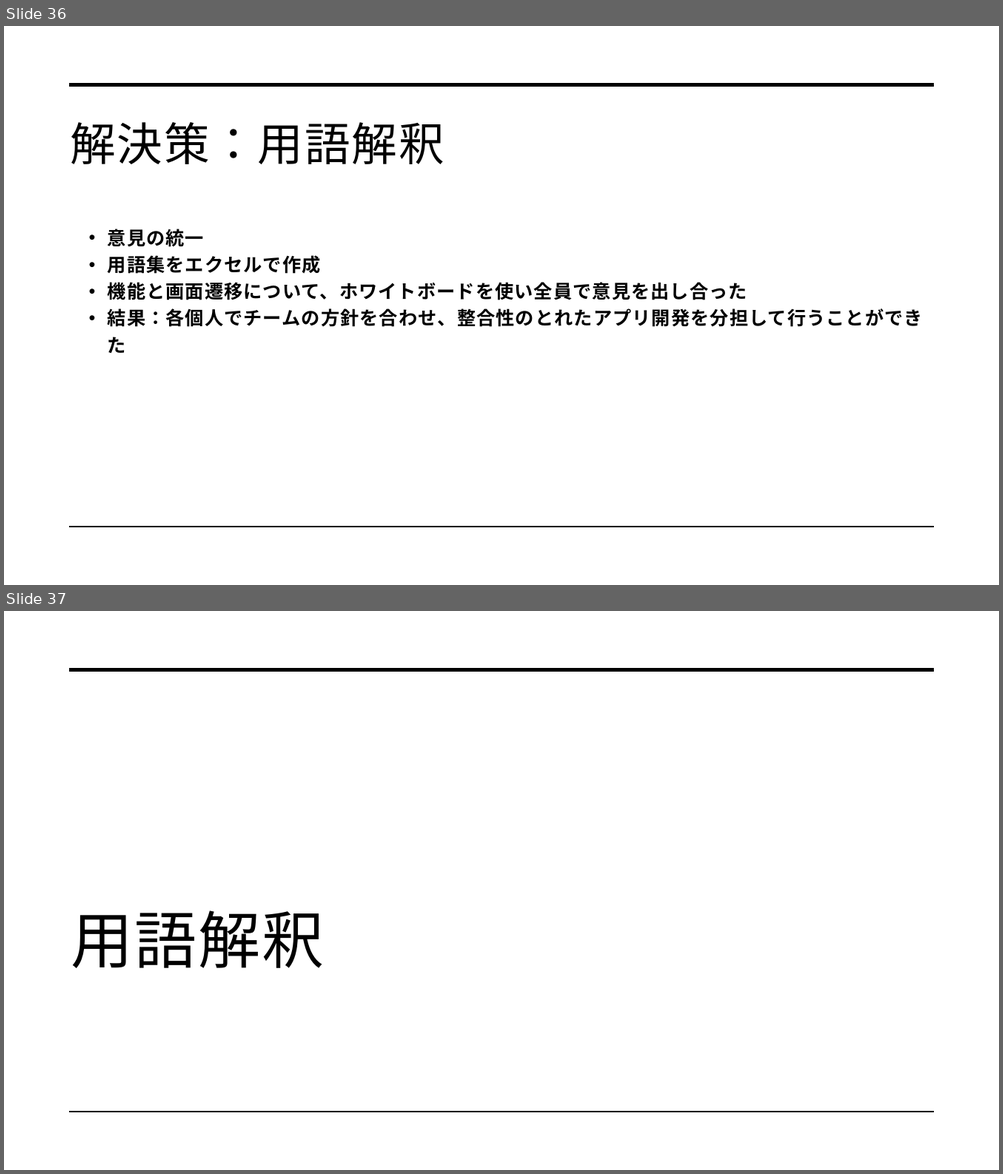
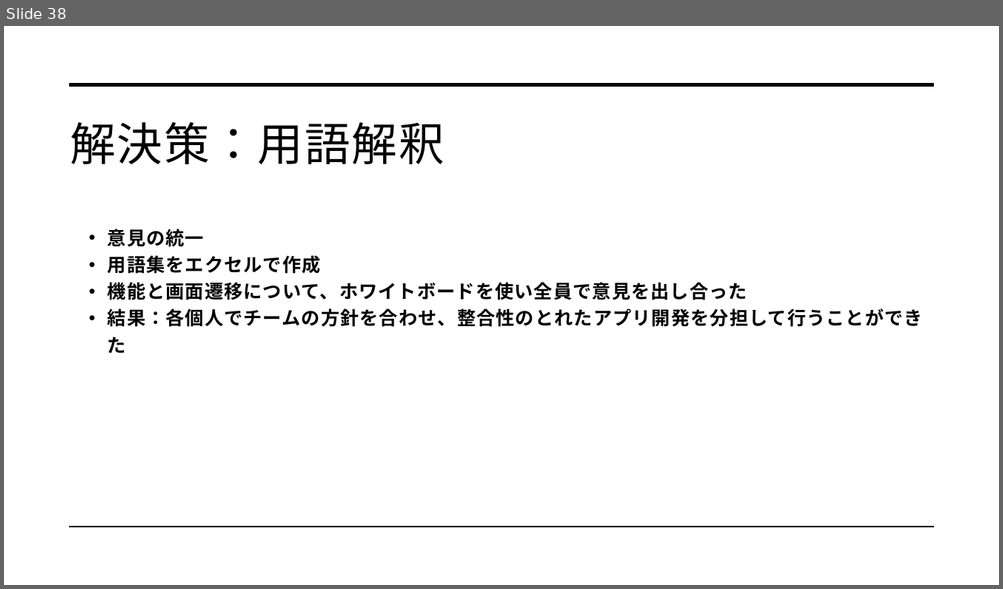
Before and after one commit to dojo2022/C-3, a slide deck: C-3_配布資料/0630_C3_発表資料.pptx. Shown one above the other, each under a label of ours: slides 36 and 37 before the commit, slide 38 after it. The pictures are 1003x1174 and 1003x589 pixels, drawn with LibreOffice and Linux fonts; fonts in the diff are those of the drawing. Boxes give left, top, right and bottom in pixels: in the first picture for what was removed or moved away, otherwise in the second. Text is boxed around its words. In the diff, an @@ line names an element or a change of style, - is before the commit and + after.

```diff
--- a/C-3_配布資料/0630_C3_発表資料.pptx
+++ b/C-3_配布資料/0630_C3_発表資料.pptx
@@ slide 37 removed at <box>4,611,999,1170</box>, background #FFFFFF; not listed: 2 template elements that a slide beside it also shows @@
@@ title removed at <box>71,911,324,968</box> @@
-用語解釈
@@ what was slide 36 is now slide 38 @@
```
Also in this commit, not shown: 2 slides changed, 7 slides added, 1 other slide removed.
